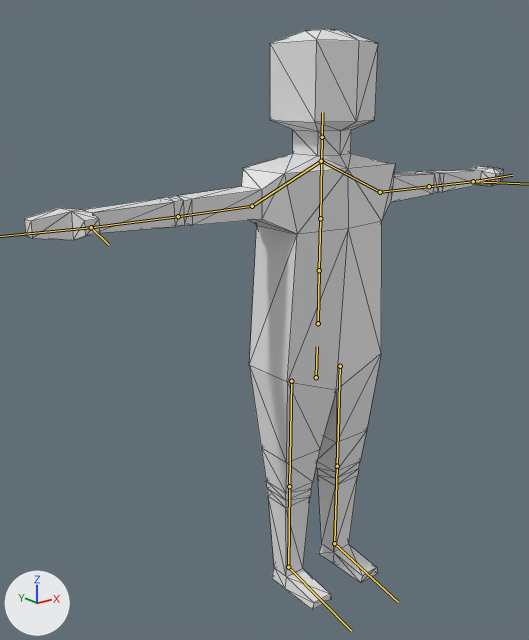
Renders of the glTF model assets/models/humanoid.glb from each side of a commit.
Before and after are seen from a camera (50 mm lens) standing at (-0.855, -0.916, 0.908) and looking at (-0.111, 0.014, 0.536). Lighting does not change. The marker at lower left points along +X, +Y and +Z. The bones that bend it are drawn over the model as lines. Mesh edges are drawn as thin lines.

Objects in the first picture: 'Humanoid'.
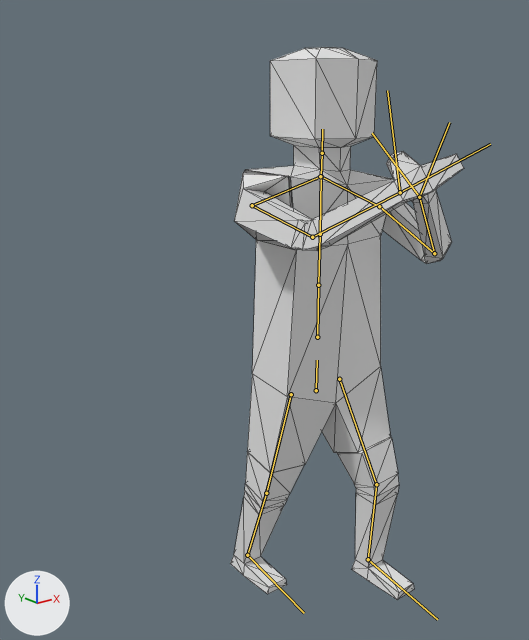
The newer file adds an action. The first version stands in its rest pose; the second is drawn at frame 3 of the action 'PunchRight'.

Boxes [x1, y1, x2, y2] around the edits, measured in the pictures (529 x 640 px):
'Humanoid', posed (51% narrower)
    before: [24, 29, 503, 610]
    after: [230, 47, 464, 600]
bone 'hip', root to tip
    before: (316, 377) to (317, 346)
    after: (316, 390) to (317, 360)
bone 'bicep.L', root to tip
    before: (380, 192) to (429, 186)
    after: (379, 206) to (434, 253)
bone 'forearm.L', root to tip
    before: (429, 186) to (473, 181)
    after: (434, 253) to (419, 197)
bone 'hand.L', root to tip
    before: (473, 181) to (512, 175)
    after: (419, 197) to (372, 133)
bone 'shoulder.R', root to tip
    before: (321, 161) to (252, 206)
    after: (320, 176) to (252, 205)
bone 'bicep.R', root to tip
    before: (252, 206) to (178, 216)
    after: (252, 205) to (312, 237)
bone 'forearm.R', root to tip
    before: (178, 216) to (91, 227)
    after: (312, 237) to (400, 192)
bone 'femur.L', root to tip
    before: (340, 366) to (337, 466)
    after: (339, 379) to (376, 484)
bone 'calf.L', root to tip
    before: (337, 466) to (334, 543)
    after: (376, 484) to (368, 559)
bone 'foot.L', root to tip
    before: (334, 543) to (398, 602)
    after: (368, 559) to (437, 619)
bone 'femur.R', root to tip
    before: (291, 381) to (289, 486)
    after: (291, 394) to (266, 493)
bone 'calf.R', root to tip
    before: (289, 486) to (288, 567)
    after: (266, 493) to (247, 555)
bone 'foot.R', root to tip
    before: (288, 567) to (351, 631)
    after: (247, 555) to (304, 613)

Diff of the bpy script that builds the scene:
```diff
--- a/assets/models/humanoid.glb.py
+++ b/assets/models/humanoid.glb.py
@@ bone_hip @@
 bone_hip = bpy.data.objects['Skeleton'].pose.bones['hip']
-bone_hip.location = (0.0, 0.0, 0.0)
+bone_hip.location = (0.0, -0.026, 0.0)
@@ bone_bicep_l @@
 bone_bicep_l = bpy.data.objects['Skeleton'].pose.bones['bicep.L']  # child of 'shoulder.L'
-bone_bicep_l.rotation_quaternion = (1.0, 0.0, 0.0, 0.0)  # degrees (0, 0, 0)
+bone_bicep_l.rotation_quaternion = (0.668, 0.331, -0.356, -0.563)  # degrees (58, -6, -84)
@@ bone_forearm_l @@
 bone_forearm_l = bpy.data.objects['Skeleton'].pose.bones['forearm.L']  # child of 'bicep.L'
-bone_forearm_l.rotation_quaternion = (1.0, 0.0, 0.0, 0.0)  # degrees (0, 0, 0)
+bone_forearm_l.rotation_quaternion = (0.556, -0.631, -0.172, -0.513)  # degrees (-75, -57, -40)
@@ bone_hand_l @@
 bone_hand_l = bpy.data.objects['Skeleton'].pose.bones['hand.L']  # child of 'forearm.L'
-bone_hand_l.rotation_quaternion = (1.0, 0.0, 0.0, 0.0)  # degrees (0, 0, 0)
+bone_hand_l.rotation_quaternion = (0.978, -0.002, 0.004, -0.208)  # degrees (0, 0, -24)
@@ bone_shoulder_r @@
 bone_shoulder_r = bpy.data.objects['Skeleton'].pose.bones['shoulder.R']  # child of 'spine.002'
-bone_shoulder_r.rotation_quaternion = (1.0, 0.0, 0.0, 0.0)  # degrees (0, 0, 0)
+bone_shoulder_r.rotation_quaternion = (0.995, 0.048, -0.025, -0.089)  # degrees (6, -2, -10)
@@ bone_bicep_r @@
 bone_bicep_r = bpy.data.objects['Skeleton'].pose.bones['bicep.R']  # child of 'shoulder.R'
-bone_bicep_r.rotation_quaternion = (1.0, 0.0, 0.0, 0.0)  # degrees (0, 0, 0)
+bone_bicep_r.rotation_quaternion = (0.541, 0.45, 0.45, 0.55)  # degrees (79, 0, 90)
@@ bone_forearm_r @@
 bone_forearm_r = bpy.data.objects['Skeleton'].pose.bones['forearm.R']  # child of 'bicep.R'
-bone_forearm_r.rotation_quaternion = (1.0, 0.0, 0.0, 0.0)  # degrees (0, 0, 0)
+bone_forearm_r.rotation_quaternion = (0.899, -0.198, 0.01, 0.39)  # degrees (-21, 10, 45)
@@ bone_hand_r @@
 bone_hand_r = bpy.data.objects['Skeleton'].pose.bones['hand.R']  # child of 'forearm.R'
-bone_hand_r.rotation_quaternion = (1.0, 0.0, 0.0, 0.0)  # degrees (0, 0, 0)
+bone_hand_r.rotation_quaternion = (0.975, 0.028, 0.092, 0.201)  # degrees (5, 10, 24)
@@ bone_femur_l @@
 bone_femur_l = bpy.data.objects['Skeleton'].pose.bones['femur.L']  # child of 'hip'
-bone_femur_l.rotation_quaternion = (1.0, 0.0, 0.0, 0.0)  # degrees (0, 0, 0)
+bone_femur_l.rotation_quaternion = (0.975, 0.219, 0.008, 0.041)  # degrees (25, 0, 5)
@@ bone_calf_l @@
 bone_calf_l = bpy.data.objects['Skeleton'].pose.bones['calf.L']  # child of 'femur.L'
-bone_calf_l.rotation_quaternion = (1.0, 0.0, 0.0, 0.0)  # degrees (0, 0, 0)
+bone_calf_l.rotation_quaternion = (0.965, -0.261, -0.006, -0.031)  # degrees (-30, -2, -3)
@@ bone_foot_l @@
 bone_foot_l = bpy.data.objects['Skeleton'].pose.bones['foot.L']  # child of 'calf.L'
-bone_foot_l.rotation_quaternion = (1.0, 0.0, 0.0, 0.0)  # degrees (0, 0, 0)
+bone_foot_l.rotation_quaternion = (0.999, 0.055, 0.0, 0.0)  # degrees (6, 0, 0)
@@ bone_femur_r @@
 bone_femur_r = bpy.data.objects['Skeleton'].pose.bones['femur.R']  # child of 'hip'
-bone_femur_r.rotation_quaternion = (1.0, 0.0, 0.0, 0.0)  # degrees (0, 0, 0)
+bone_femur_r.rotation_quaternion = (-0.994, 0.086, -0.014, 0.062)  # degrees (-10, 1, -7)
@@ bone_calf_r @@
 bone_calf_r = bpy.data.objects['Skeleton'].pose.bones['calf.R']  # child of 'femur.R'
-bone_calf_r.rotation_quaternion = (1.0, 0.0, 0.0, 0.0)  # degrees (0, 0, 0)
+bone_calf_r.rotation_quaternion = (0.996, -0.078, -0.016, 0.047)  # degrees (-9, -1, 5)
@@ bone_foot_r @@
 bone_foot_r = bpy.data.objects['Skeleton'].pose.bones['foot.R']  # child of 'calf.R'
-bone_foot_r.rotation_quaternion = (1.0, 0.0, 0.0, 0.0)  # degrees (0, 0, 0)
+bone_foot_r.rotation_quaternion = (0.983, 0.185, 0.001, 0.002)  # degrees (21, 0, 0)
```
